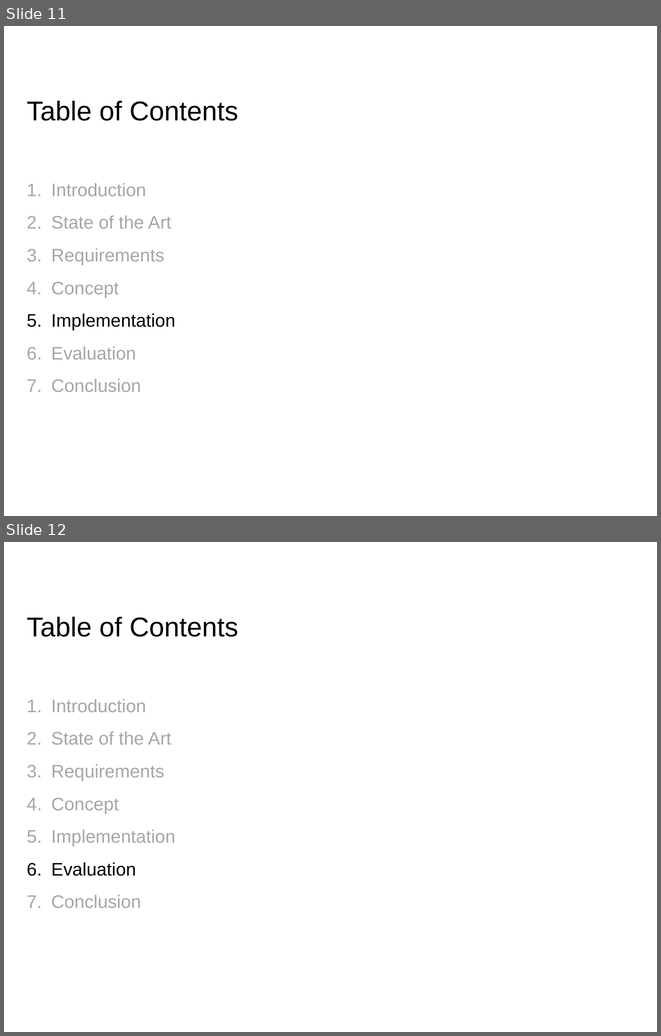
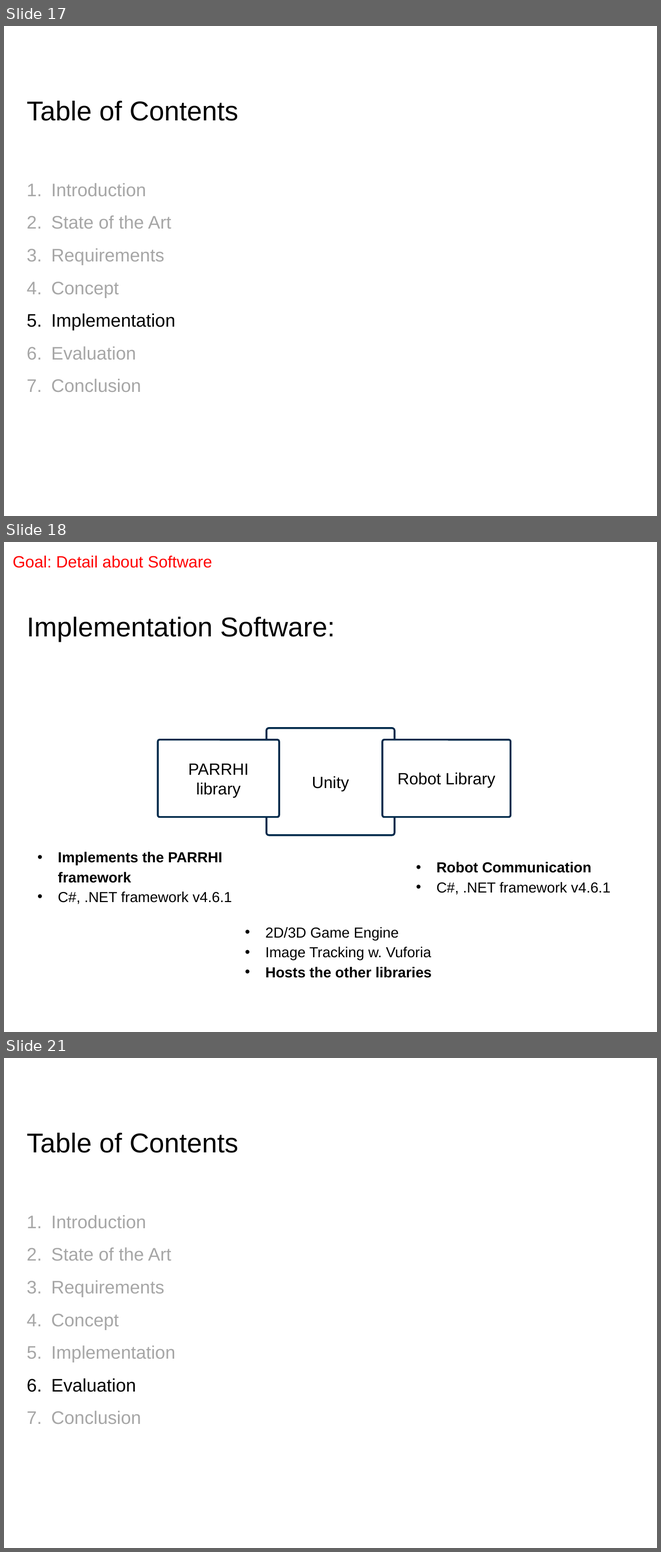
Before and after one commit to EricVoll/PARRHI, a slide deck: 05_Presentation/PARRHIPresentationv2.pptx. Shown one above the other, each under a label of ours: slides 11 and 12 before the commit, slides 17, 18 and 21 after it; the slides between them are not shown. The pictures are 661x1036 and 661x1552 pixels, drawn with LibreOffice and Linux fonts; fonts in the diff are those of the drawing; background and template pictures are left out. Boxes give left, top, right and bottom in pixels: in the first picture for what was removed or moved away, otherwise in the second. Text is boxed around its words. In the diff, an @@ line names an element or a change of style, - is before the commit and + after.

```diff
--- a/05_Presentation/PARRHIPresentationv2.pptx
+++ b/05_Presentation/PARRHIPresentationv2.pptx
@@ slide 18 added at [4,542,657,1032], background #FFFFFF @@
@@ text added at [12,555,212,568], 18 pt, text #FF0000 @@
+Goal: Detail about Software
@@ title added at [27,616,335,642], 30 pt, text #000000 @@
+Implementation Software:
@@ rounded rectangle added at [266,728,395,835], fill #FFFFFF, outline #00294A 2 pt, 18 pt, text #000000 @@
+Unity
@@ rounded rectangle added at [158,740,280,817], fill #FFFFFF, outline #00294A 2 pt, 18 pt, text #000000 @@
+PARRHI library
@@ rounded rectangle added at [383,740,511,817], fill #FFFFFF, outline #00294A 2 pt, 18 pt, text #000000 @@
+Robot Library
@@ text added at [58,852,232,904], 16 pt, text #000000, bold @@
+• Implements the PARRHI framework
+• C#, .NET framework v4.6.1
@@ text added at [436,862,610,894], 16 pt, text #000000 @@
+• Robot Communication
+• C#, .NET framework v4.6.1
@@ text added at [265,927,432,978], 16 pt, text #000000 @@
+• 2D/3D Game Engine
+• Image Tracking w. Vuforia
+• Hosts the other libraries
@@ what was slide 11 is now slide 17 @@
@@ what was slide 12 is now slide 21 @@
```
Also in this commit, not shown: 4 slides changed, 11 other slides added, 1 slide removed, 11 other files.
